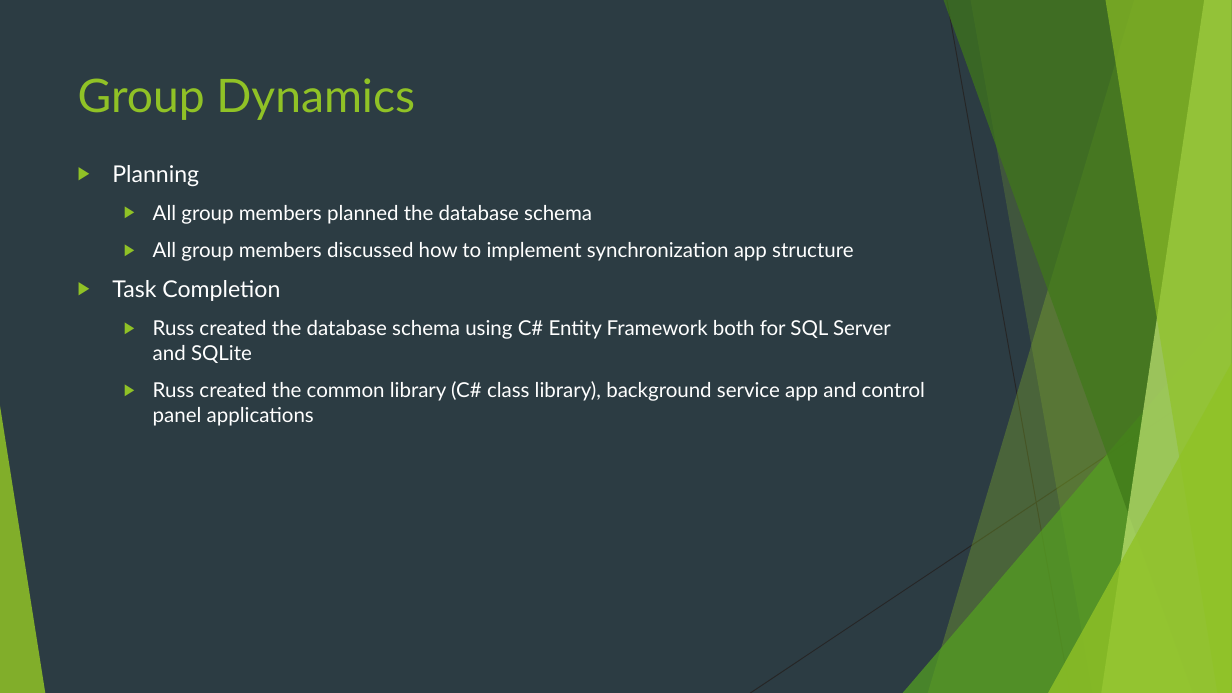
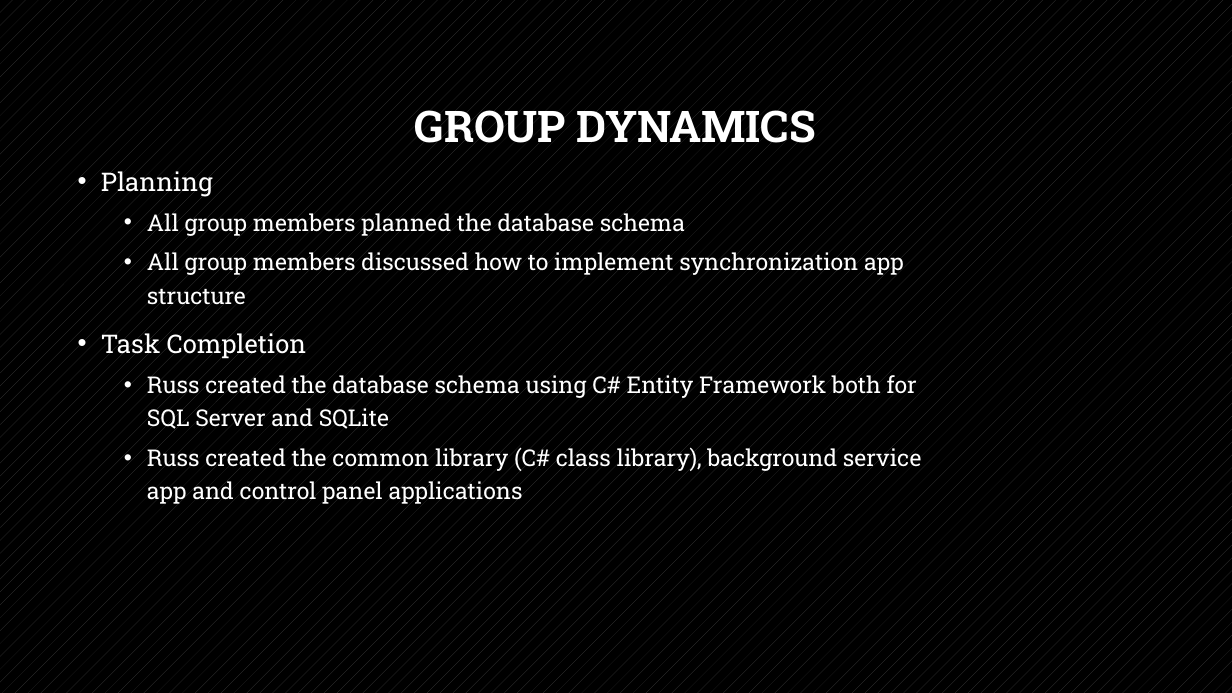
Before and after one commit to ruskpr/sql-data-synchronization, a slide deck: slide 9 of iot-data-collection.pptx (slide 2 before the commit). Drawn at 1232x693 pixels with LibreOffice and Linux fonts; fonts in the diff are those of the drawing. Boxes give left, top, right and bottom in pixels: in the first picture for what was removed or moved away, otherwise in the second. Text is boxed around its words. In the diff, an @@ line names an element or a change of style, - is before the commit and + after.

```diff
--- a/iot-data-collection.pptx
+++ b/iot-data-collection.pptx
@@ background #2C3C43 to pattern #404040 on #000000 @@
@@ title "GROUP DYNAMICS" at [415,110,816,143]: vertical alignment top to middle @@
@@ title at [415,110,816,143]: text changed; size 36 to 34 pt; font Lato to Roboto Slab; text colour #90C226 to #FFFFFF; bold on @@
-Group Dynamics
+GROUP DYNAMICS
@@ text "Planning" at [101,171,922,504]: size 18 to 20 pt in "Planning", "Task Completion"; font Lato to Roboto Slab, size 16 to 18 pt; bullet ▶ to •; line spacing 1 to 1.2; less space between paragraphs @@
@@ group removed at [0,0,1232,693]: 5 freeform shapes, 3 triangles, 2 lines @@
```
Also in this commit, not shown: 3 other slides changed, 6 slides added, 2 slides removed.
